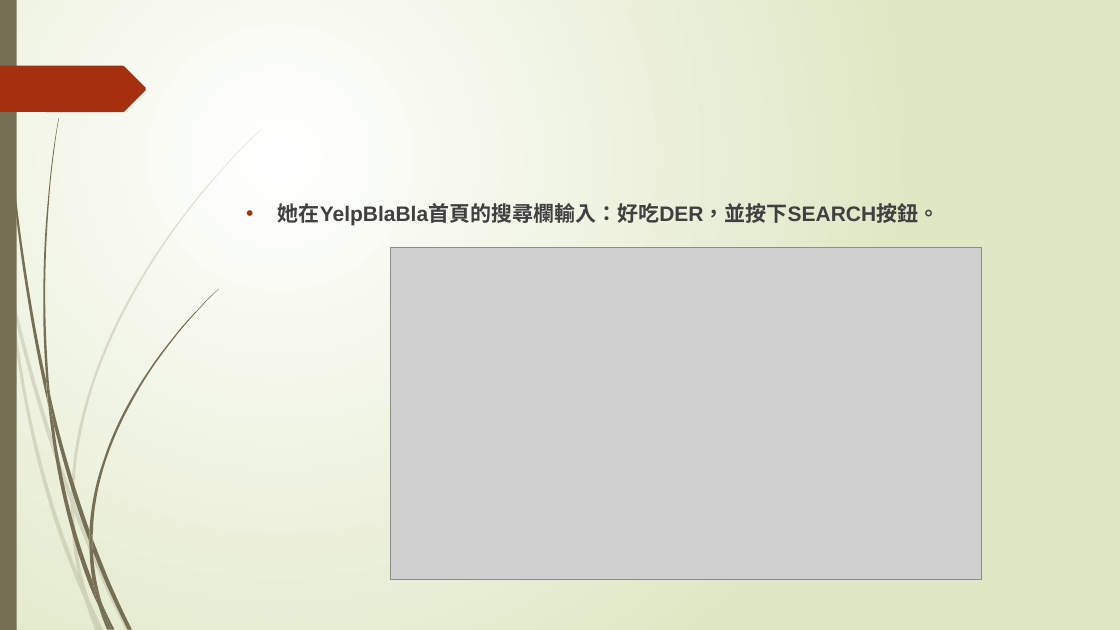
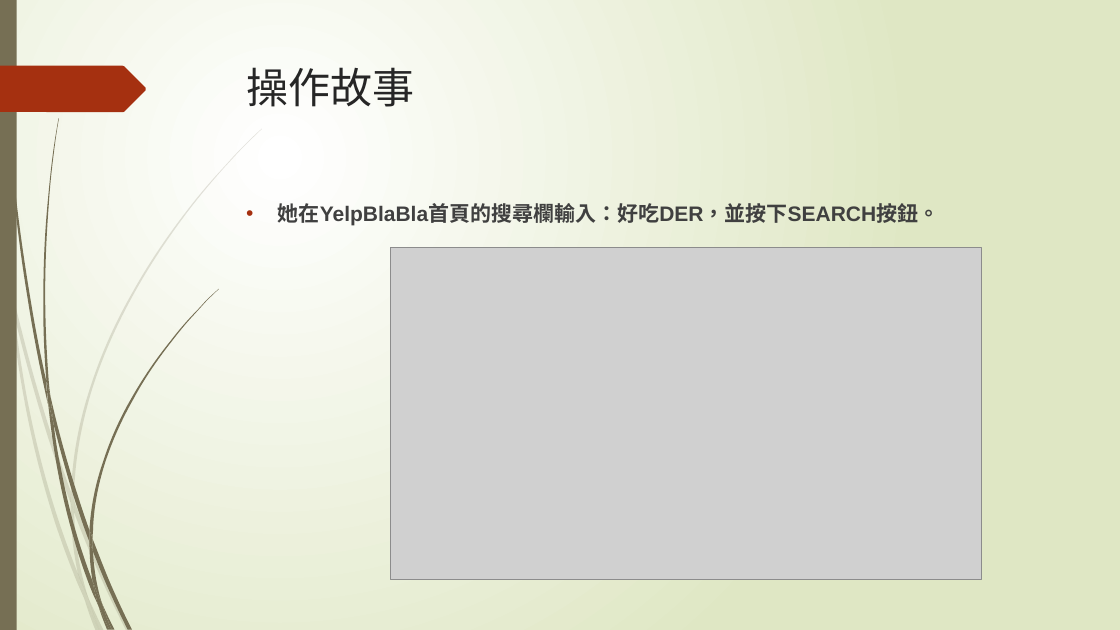
Before and after one commit to penut85420/WBSE_Project, a slide deck: slide 20 of 其他/YelpBlaBla.pptx (slide 14 before the commit). Drawn at 1120x630 pixels with LibreOffice and Linux fonts; fonts in the diff are those of the drawing; grey boxes stand for pictures. Boxes give left, top, right and bottom in pixels: in the first picture for what was removed or moved away, otherwise in the second. Text is boxed around its words. In the diff, an @@ line names an element or a change of style, - is before the commit and + after.

```diff
--- a/其他/YelpBlaBla.pptx
+++ b/其他/YelpBlaBla.pptx
@@ title added at (x1=247, y1=67, x2=415, y2=107), 36 pt, text #262626 @@
+操作故事
```
Also in this commit, not shown: 8 other slides changed, 5 slides added.
